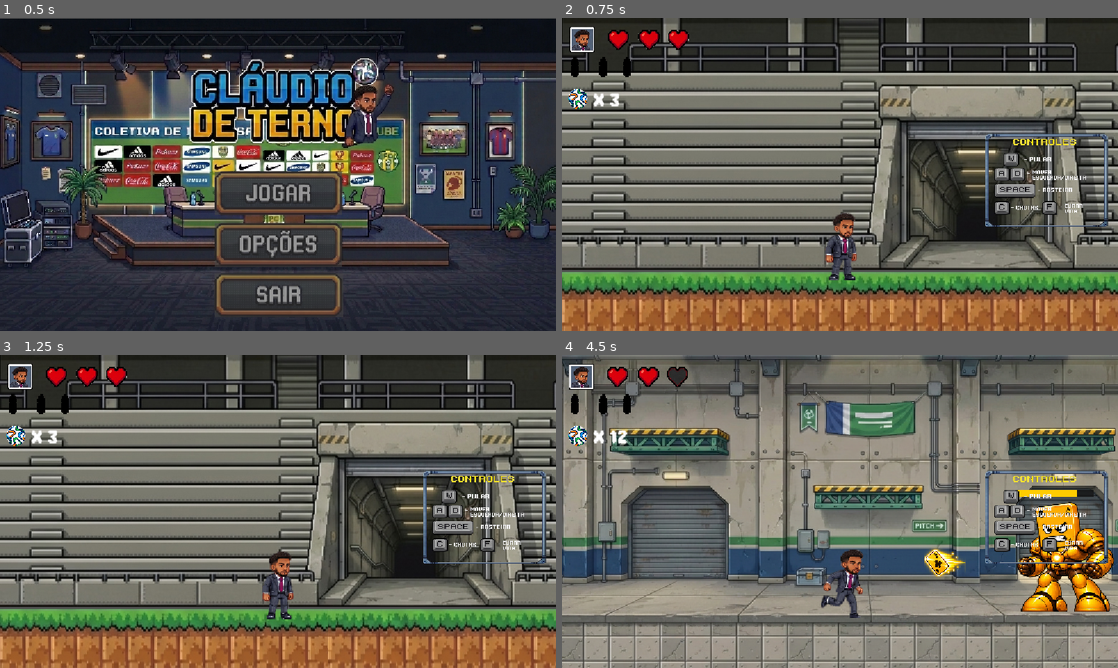
Above: before the commit, frames 1-4 (two rows, left to right).
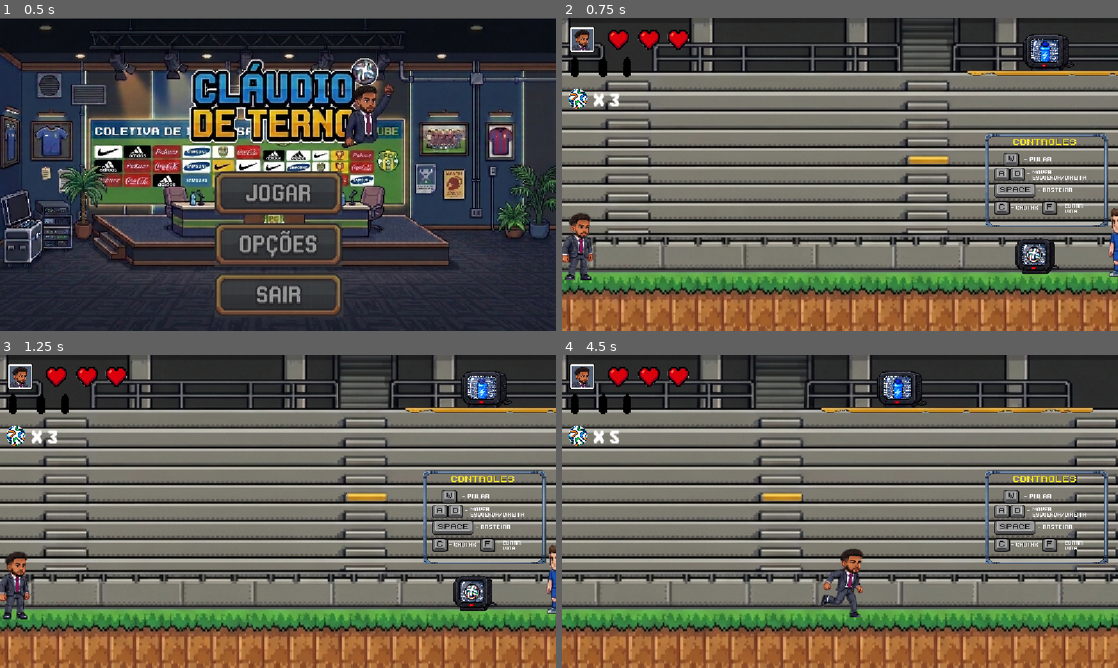
Above: after the commit, the same moments.

Repository: MicaelDosSantoss/AventurasDeUmJogador
Game: Godot game, scene res://Telas/Tela Principal/Tela_Principal.tscn
Two runs of this game, one before a commit and one after it. Both use one fixed random seed, a clock stepped at 60 frames per second and the inputs below.
Inputs (mouse positions are in pixels of both pictures, inside the frame that each line leads up to):
- Up to frame 1 (0.5 s): no input
- Up to frame 2 (0.75 s): click (840, 193) at 0.5 s
- Up to frame 3 (1.25 s): no input
- Up to frame 4 (4.5 s): hold Space (carrinho) 1.28-2.03 s; hold Right (ir_para_direita) 1.28-2.78 s; tap Up (pular) at 1.52, 2.27, 3.77 s; tap C (chutar) at 2.1 s; hold Left (ir_para_esquerda) 2.78-3.53 s; hold F (curar_vida) 2.78-3.53 s; hold Right (ir_para_direita) from 3.53 s (still down); tap Space (carrinho) at 3.6 s; hold C (chutar) from 4.28 s (still down)

Frame 1 is identical in both runs. In frame 2, 37% of the frame differs, in the area x 0-100%, y 0-100%; in frame 3, 37%; in frame 4, 83%.

Commit message:
Adição de um checkout na tela do boss, mais a incrementação na Fase 1.

Diff:
--- a/Aventura no Futebol/Inimigos/Boss A e V/script_ataque_bola_v.gd
+++ b/Aventura no Futebol/Inimigos/Boss A e V/script_ataque_bola_v.gd
@@ -27,6 +27,7 @@
 
 		if body.has_method("receber_dano"):
 			body.receber_dano()
+			body.receber_dano()
 
 		await get_tree().create_timer(0.08).timeout
 		queue_free()
--- a/Aventura no Futebol/Inimigos/Boss A e V/script_ataque_carta_v.gd
+++ b/Aventura no Futebol/Inimigos/Boss A e V/script_ataque_carta_v.gd
@@ -27,6 +27,7 @@
 
 		if body.has_method("receber_dano"):
 			body.receber_dano()
+			body.receber_dano()
 
 		await get_tree().create_timer(0.08).timeout
 		queue_free()
--- a/Aventura no Futebol/Inimigos/Inimigo (Goleiro)/Inimigo_Goleiro.tscn
+++ b/Aventura no Futebol/Inimigos/Inimigo (Goleiro)/Inimigo_Goleiro.tscn
@@ -148,4 +148,10 @@
 [node name="AudioStreamPlayer_Goleiro_Atacando" type="AudioStreamPlayer" parent="Personagem (Goleiro)" unique_id=874309414]
 stream = ExtResource("3_b4s55")
 
+[node name="VisibleOnScreenNotifier2D" type="VisibleOnScreenNotifier2D" parent="Personagem (Goleiro)" unique_id=429380485]
+position = Vector2(135, 44)
+rect = Rect2(-10, -10, 20, 78)
+
 [connection signal="body_entered" from="Personagem (Goleiro)/Area2D" to="Personagem (Goleiro)" method="Dano_do_Personagem"]
+[connection signal="screen_entered" from="Personagem (Goleiro)/VisibleOnScreenNotifier2D" to="Personagem (Goleiro)" method="perseguir"]
+[connection signal="screen_exited" from="Personagem (Goleiro)/VisibleOnScreenNotifier2D" to="Personagem (Goleiro)" method="parar_perseguir"]
--- a/Aventura no Futebol/Inimigos/Inimigo (Goleiro)/personagem_(goleiro).gd
+++ b/Aventura no Futebol/Inimigos/Inimigo (Goleiro)/personagem_(goleiro).gd
@@ -27,11 +27,8 @@
 		else:
 			$AnimationPlayer.play("Goleiro (Correndo)")
 
-	if (personagem.global_position.y < 200):
-		velocidade = 0
-		$AnimationPlayer.play("Goleiro (Parado)")
-	else:
-		velocidade = 300
+	var visibleOnScreenPosX = $VisibleOnScreenNotifier2D.position.x
+	$VisibleOnScreenNotifier2D.position.x = abs(visibleOnScreenPosX) * direcao_inimigo3
 
 	velocity.x  = velocidade * direcao_inimigo3
 
@@ -41,3 +38,12 @@
 func Dano_do_Personagem(body: Node2D) -> void:
 	if(body.name == "Personagem"):
 		body.receber_dano()
+
+
+func perseguir() -> void:
+	velocidade = 300
+
+
+func parar_perseguir() -> void:
+	velocidade = 0
+	$AnimationPlayer.play("Goleiro (Parado)")
--- a/Aventura no Futebol/Scripts/script_global.gd
+++ b/Aventura no Futebol/Scripts/script_global.gd
@@ -8,6 +8,7 @@
 var musica_ligada = true
 var keyboard_visible = true
 var portao = false
+var checkpoint = "res://Telas/Game Over/Game_Over.tscn"
 
 func resetar_variaveis():
 	qtd_vidas = 3
@@ -17,6 +18,7 @@
 	qtd_municao = 3
 	var musica_ligada = true
 	portao = false
+	checkpoint = "res://Telas/Game Over/Game_Over.tscn"
 
 func _ready() -> void:
 	resetar_variaveis()
--- a/Aventura no Futebol/Segunda_Fase/Fase_2.tscn
+++ b/Aventura no Futebol/Segunda_Fase/Fase_2.tscn
@@ -1,10 +1,12 @@
 [gd_scene format=3 uid="uid://bpv0qpgd786gv"]
 
+[ext_resource type="Script" uid="uid://bh6nndm6vl47e" path="res://Segunda_Fase/fase_2.gd" id="1_0bpmn"]
 [ext_resource type="Texture2D" uid="uid://raiplh6flng" path="res://Segunda_Fase/Fase_2.png" id="1_as7kd"]
 [ext_resource type="PackedScene" uid="uid://eweaevx55v0k" path="res://Segunda_Fase/portao_abrindo.tscn" id="1_ida82"]
 [ext_resource type="PackedScene" uid="uid://w1q8ofvc4opa" path="res://cena_jogador2.tscn" id="2_70grl"]
 [ext_resource type="PackedScene" uid="uid://dimdvq6x3u6kx" path="res://HUD/cena_hud.tscn" id="4_jtook"]
 [ext_resource type="PackedScene" uid="uid://deekbu833rprd" path="res://Inimigos/Boss A e V/cena_bossA.tscn" id="5_xuw3k"]
+[ext_resource type="AudioStream" uid="uid://bfpxsqta6cfd5" path="res://Sons/Boss_Som.wav" id="7_uwsm8"]
 
 [sub_resource type="RectangleShape2D" id="RectangleShape2D_70grl"]
 size = Vector2(1688.5, 104.5)
@@ -37,6 +39,7 @@
 size = Vector2(258, 48.5)
 
 [node name="Fase2" type="Node2D" unique_id=97714528]
+script = ExtResource("1_0bpmn")
 
 [node name="Cenario" type="StaticBody2D" parent="." unique_id=229873913]
 
@@ -97,3 +100,7 @@
 
 [node name="Boss Amarelo" parent="." unique_id=535231265 instance=ExtResource("5_xuw3k")]
 position = Vector2(306, 39)
+
+[node name="AudioStreamPlayer_Boss" type="AudioStreamPlayer" parent="." unique_id=342440415]
+stream = ExtResource("7_uwsm8")
+volume_db = 3.0
--- a/Aventura no Futebol/Segunda_Fase/PortaoAbrindo.gd
+++ b/Aventura no Futebol/Segunda_Fase/PortaoAbrindo.gd
@@ -10,8 +10,9 @@
 
 	if ScriptGlobal.portao != false:
 		ScriptGlobal.portao = false
+		$AudioStreamPlayer.play()
 		$AnimationPlayer.play("Portão Abrindo")
-
+		$AudioStreamPlayer.stop()
 
 func vitoria_do_jogador(body: Node2D) -> void:
 	if(body.name == "Personagem"):
--- a/Aventura no Futebol/Segunda_Fase/fase_2.gd
+++ b/Aventura no Futebol/Segunda_Fase/fase_2.gd
@@ -2,3 +2,7 @@
 
 
 func _ready() -> void:
+	if ScriptGlobal.portao == false:
+		$AudioStreamPlayer_Boss.play()
+	else:
+		$AudioStreamPlayer_Boss.stop()
--- a/Aventura no Futebol/Segunda_Fase/portao_abrindo.tscn
+++ b/Aventura no Futebol/Segunda_Fase/portao_abrindo.tscn
@@ -2,6 +2,7 @@
 
 [ext_resource type="Texture2D" uid="uid://cfbocgsribblh" path="res://Segunda_Fase/Sprint/Portao_Abrindo.png" id="1_kcbg7"]
 [ext_resource type="Script" uid="uid://bj1foo8xt8d48" path="res://Segunda_Fase/PortaoAbrindo.gd" id="1_n1lpf"]
+[ext_resource type="AudioStream" uid="uid://b83mge2lmd68d" path="res://Sons/Portao.wav" id="3_ot06x"]
 
 [sub_resource type="Animation" id="Animation_n1lpf"]
 resource_name = "Portão Abrindo"
@@ -127,4 +128,8 @@
 position = Vector2(175.5, -9)
 shape = SubResource("RectangleShape2D_n1lpf")
 
+[node name="AudioStreamPlayer" type="AudioStreamPlayer" parent="StaticBody2D" unique_id=532550767]
+stream = ExtResource("3_ot06x")
+volume_db = 3.0
+
 [connection signal="body_entered" from="StaticBody2D/Area2D" to="StaticBody2D" method="vitoria_do_jogador"]
--- /dev/null
+++ b/Aventura no Futebol/Telas/Game Over2/Game_Over2.tscn
@@ -0,0 +1,61 @@
+[gd_scene format=3 uid="uid://3fjt2yje5mjn"]
+
+[ext_resource type="Script" uid="uid://brimo05rve1c0" path="res://Telas/Game Over2/game_over_2.gd" id="1_4f7i7"]
+[ext_resource type="Texture2D" uid="uid://bhnkrmut4vsp3" path="res://Telas/Game Over2/Game_Over2.jpg" id="2_l62u0"]
+[ext_resource type="AudioStream" uid="uid://uc0f1jcky180" path="res://Sons/derrota.wav" id="3_2mbks"]
+[ext_resource type="AudioStream" uid="uid://bo8486h55ih2j" path="res://Sons/Clique.wav" id="4_j1wns"]
+
+[sub_resource type="StyleBoxFlat" id="StyleBoxFlat_ft0ch"]
+bg_color = Color(0.26666668, 0.26666668, 0.26666668, 0.5568628)
+
+[sub_resource type="StyleBoxFlat" id="StyleBoxFlat_ptnso"]
+bg_color = Color(0.023529412, 0.023529412, 0.023529412, 0)
+
+[sub_resource type="StyleBoxFlat" id="StyleBoxFlat_0wb0h"]
+bg_color = Color(0.023529412, 0.023529412, 0.023529412, 0)
+
+[sub_resource type="StyleBoxFlat" id="StyleBoxFlat_segjq"]
+bg_color = Color(0.26666668, 0.26666668, 0.26666668, 0.5568628)
+
+[sub_resource type="StyleBoxFlat" id="StyleBoxFlat_726io"]
+bg_color = Color(0.023529412, 0.023529412, 0.023529412, 0)
+
+[sub_resource type="StyleBoxFlat" id="StyleBoxFlat_4c3xd"]
+bg_color = Color(0.023529412, 0.023529412, 0.023529412, 0)
+
+[node name="GameOver2" type="Node2D" unique_id=2085804741]
+script = ExtResource("1_4f7i7")
+
+[node name="Sprite2D" type="Sprite2D" parent="." unique_id=1856069984]
+position = Vector2(575.5612, 320.975)
+scale = Vector2(0.8563077, 0.8598546)
+texture = ExtResource("2_l62u0")
+
+[node name="Button_TentarNovamente" type="Button" parent="." unique_id=101870517]
+offset_left = 375.0
+offset_top = 440.0
+offset_right = 777.0
+offset_bottom = 516.0
+theme_override_styles/normal = SubResource("StyleBoxFlat_ft0ch")
+theme_override_styles/pressed = SubResource("StyleBoxFlat_ptnso")
+theme_override_styles/hover = SubResource("StyleBoxFlat_0wb0h")
+
+[node name="Button_Desistir" type="Button" parent="." unique_id=872119386]
+offset_left = 450.0
+offset_top = 524.0
+offset_right = 702.0
+offset_bottom = 601.0
+theme_override_styles/normal = SubResource("StyleBoxFlat_segjq")
+theme_override_styles/pressed = SubResource("StyleBoxFlat_726io")
+theme_override_styles/hover = SubResource("StyleBoxFlat_4c3xd")
+
+[node name="AudioStreamPlayer" type="AudioStreamPlayer" parent="." unique_id=14057362]
+stream = ExtResource("3_2mbks")
+autoplay = true
+
+[node name="AudioStreamPlayer_Clique" type="AudioStreamPlayer" parent="." unique_id=1138377751]
+stream = ExtResource("4_j1wns")
+volume_db = 3.0
+
+[connection signal="pressed" from="Button_TentarNovamente" to="." method="reiniciar"]
+[connection signal="pressed" from="Button_Desistir" to="." method="desistir"]
--- /dev/null
+++ b/Aventura no Futebol/Telas/Game Over2/game_over_2.gd
@@ -0,0 +1,23 @@
+extends Node2D
+
+
+# Called when the node enters the scene tree for the first time.
+func _ready() -> void:
+	pass # Replace with function body.
+
+
+# Called every frame. 'delta' is the elapsed time since the previous frame.
+func _process(delta: float) -> void:
+	pass
+
+
+func reiniciar() -> void:
+	$AudioStreamPlayer_Clique.play()
+	ScriptGlobal.resetar_variaveis()
+	get_tree().change_scene_to_file("res://Segunda_Fase/Fase_2.tscn")
+
+
+func desistir() -> void:
+	$AudioStreamPlayer_Clique.play()
+	ScriptGlobal.resetar_variaveis()
+	get_tree().change_scene_to_file("res://Telas/Tela Principal/Tela_Principal.tscn")
--- a/Aventura no Futebol/cena_fase.tscn
+++ b/Aventura no Futebol/cena_fase.tscn
@@ -107,16 +107,48 @@
 position = Vector2(1957.9998, -541.00006)
 scale = Vector2(0.9199951, 1)
 
+[node name="ChaoArquibancada4" parent="Cenario" unique_id=382119807 instance=ExtResource("3_j1lpk")]
+position = Vector2(1957.9998, -541.00006)
+scale = Vector2(0.9199951, 1)
+
+[node name="ChaoArquibancada5" parent="Cenario" unique_id=836061073 instance=ExtResource("3_j1lpk")]
+position = Vector2(3187, -533)
+scale = Vector2(0.9199951, 1)
+
+[node name="ChaoArquibancada6" parent="Cenario" unique_id=1842336749 instance=ExtResource("3_j1lpk")]
+position = Vector2(3187, -533)
+scale = Vector2(0.9199951, 1)
+
+[node name="ChaoArquibancada7" parent="Cenario" unique_id=637341728 instance=ExtResource("3_j1lpk")]
+position = Vector2(3908.0002, -732)
+scale = Vector2(0.9199951, 1)
+
+[node name="ChaoArquibancada8" parent="Cenario" unique_id=181770345 instance=ExtResource("3_j1lpk")]
+position = Vector2(4966, -724)
+scale = Vector2(0.9199951, 1)
+
+[node name="ChaoArquibancada9" parent="Cenario" unique_id=1886489903 instance=ExtResource("3_j1lpk")]
+position = Vector2(4430, -535.00006)
+scale = Vector2(0.9199951, 1)
+
 [node name="ChaoArquibancada2" parent="Cenario" unique_id=1699885057 instance=ExtResource("3_j1lpk")]
 position = Vector2(1314.0001, -730)
 scale = Vector2(0.9199951, 1)
 
 [node name="EscadaAmarela" parent="Cenario" unique_id=1427042653 instance=ExtResource("3_2r50s")]
-position = Vector2(388.99994, -362.00003)
+position = Vector2(355.99994, -358)
 scale = Vector2(1.8254468, 2.0272195)
 
 [node name="EscadaAmarela2" parent="Cenario" unique_id=1401006881 instance=ExtResource("3_2r50s")]
-position = Vector2(1661, -359.00003)
+position = Vector2(1627, -359)
+scale = Vector2(1.8254468, 2.0272195)
+
+[node name="EscadaAmarela3" parent="Cenario" unique_id=120030524 instance=ExtResource("3_2r50s")]
+position = Vector2(2875, -354.00003)
+scale = Vector2(1.8254468, 2.0272195)
+
+[node name="EscadaAmarela4" parent="Cenario" unique_id=942221677 instance=ExtResource("3_2r50s")]
+position = Vector2(4144, -360.00003)
 scale = Vector2(1.8254468, 2.0272195)
 
 [node name="Coletaveis" type="StaticBody2D" parent="Cenario" unique_id=208766805]
@@ -124,23 +156,74 @@
 
 [node name="Coletavel_Municao" parent="Cenario/Coletaveis" unique_id=230571242 instance=ExtResource("7_4lqq5")]
 
+[node name="Coletavel_Municao2" parent="Cenario/Coletaveis" unique_id=1449263459 instance=ExtResource("7_4lqq5")]
+position = Vector2(1355, -427)
+
 [node name="coletavel_garrafas" parent="Cenario/Coletaveis" unique_id=746245656 instance=ExtResource("8_b52ro")]
 position = Vector2(31, -461)
 
 [node name="coletavel_garrafas2" parent="Cenario/Coletaveis" unique_id=270549848 instance=ExtResource("8_b52ro")]
 position = Vector2(1273, -464)
 
+[node name="coletavel_garrafas3" parent="Cenario/Coletaveis" unique_id=337876991 instance=ExtResource("8_b52ro")]
+position = Vector2(3800, -457)
+
+[node name="coletavel_garrafas4" parent="Cenario/Coletaveis" unique_id=919850217 instance=ExtResource("8_b52ro")]
+position = Vector2(3894, -457)
+
+[node name="coletavel_garrafas6" parent="Cenario/Coletaveis" unique_id=1514965799 instance=ExtResource("8_b52ro")]
+position = Vector2(4368, -45)
+
+[node name="coletavel_garrafas5" parent="Cenario/Coletaveis" unique_id=992645521 instance=ExtResource("8_b52ro")]
+position = Vector2(3991, -457)
+
+[node name="Coletavel_Municao3" parent="Cenario/Coletaveis" unique_id=875210396 instance=ExtResource("7_4lqq5")]
+position = Vector2(2563, -420)
+
+[node name="Coletavel_Municao5" parent="Cenario/Coletaveis" unique_id=1214478631 instance=ExtResource("7_4lqq5")]
+position = Vector2(2374, 4)
+
+[node name="Coletavel_Municao4" parent="Cenario/Coletaveis" unique_id=1345481921 instance=ExtResource("7_4lqq5")]
+position = Vector2(4409, -607)
+
 [node name="Jogador" parent="." unique_id=174878411 instance=ExtResource("3_v5pcj")]
-position = Vector2(6245, 408)
+position = Vector2(185, 408)
 
 [node name="InimigoAtacante" parent="." unique_id=883794628 instance=ExtResource("10_qfbne")]
 position = Vector2(1336, 353)
 
+[node name="InimigoAtacante2" parent="." unique_id=1845827170 instance=ExtResource("10_qfbne")]
+position = Vector2(2882, 323)
+
+[node name="InimigoAtacante3" parent="." unique_id=1459646748 instance=ExtResource("10_qfbne")]
+position = Vector2(4057, 338)
+
+[node name="InimigoAtacante4" parent="." unique_id=2020581465 instance=ExtResource("10_qfbne")]
+position = Vector2(4887, 340)
+
+[node name="InimigoAtacante5" parent="." unique_id=1212619857 instance=ExtResource("10_qfbne")]
+position = Vector2(5997, 329)
+
 [node name="InimigoJuiz" parent="." unique_id=1102260483 instance=ExtResource("11_k3apr")]
 position = Vector2(1968, -287)
 
+[node name="InimigoJuiz3" parent="." unique_id=847858261 instance=ExtResource("11_k3apr")]
+position = Vector2(3976, -89)
+
+[node name="InimigoJuiz4" parent="." unique_id=1291408663 instance=ExtResource("11_k3apr")]
+position = Vector2(4245, -292)
+
+[node name="InimigoJuiz5" parent="." unique_id=178264469 instance=ExtResource("11_k3apr")]
+position = Vector2(5756, -285)
+
+[node name="InimigoJuiz2" parent="." unique_id=147716257 instance=ExtResource("11_k3apr")]
+position = Vector2(2725, -107)
+
 [node name="InimigoGoleiro" parent="." unique_id=1521185127 instance=ExtResource("12_a81b3")]
 position = Vector2(1566, 285)
+
+[node name="InimigoGoleiro2" parent="." unique_id=1218885831 instance=ExtResource("12_a81b3")]
+position = Vector2(6853, 254)
 
 [node name="AudioStreamPlayer" type="AudioStreamPlayer" parent="." unique_id=441779716]
 stream = ExtResource("13_mi15o")
--- a/Aventura no Futebol/script_personagem.gd
+++ b/Aventura no Futebol/script_personagem.gd
@@ -15,6 +15,13 @@
 		$Camera2D.limit_right = 1680
 		ScriptGlobal.qtd_municao += 10
 
+		ScriptGlobal.qtd_vidas = 0
+		ScriptGlobal.qtd_vidas += 3
+
+		ScriptGlobal.qtd_garrafas = 0
+		ScriptGlobal.qtd_garrafas += 3
+
+		ScriptGlobal.checkpoint = "res://Telas/Game Over2/Game_Over2.tscn"
 
 
 func _process(delta: float) -> void:
@@ -22,7 +29,7 @@
 	velocity.y += gravidade
 
 	if (ScriptGlobal.qtd_vidas <= 0):
-		get_tree().change_scene_to_file("res://Telas/Game Over/Game_Over.tscn")
+		get_tree().change_scene_to_file(ScriptGlobal.checkpoint)
 
 	if (Input.is_action_pressed("ir_para_esquerda")):
 		velocity.x = -velocidade
@@ -108,7 +115,7 @@
 		var boss = get_tree().current_scene.find_child("CharacterBody2D", true, false)
 
 		if boss != null:
-			boss.receber_dano(30)
+			boss.receber_dano(25)
 
 	if ( body.name != "Personagem" && body.name != "Cenario" && body.name != "CharacterBody2D" ):
 		body.queue_free()
Not shown, added: Aventura no Futebol/Sons/Boss_Som.wav.import
Not shown, added: Aventura no Futebol/Sons/Portao.wav.import
Binary file added: Aventura no Futebol/Telas/Game Over2/Game_Over2.jpg
Not shown, added: Aventura no Futebol/Telas/Game Over2/Game_Over2.jpg.import
Not shown, added: Aventura no Futebol/Telas/Game Over2/game_over_2.gd.uid
Not shown, added: Aventura no Futebol/Sons/31240__thencamenow__metal-gate-11.aiff
Not shown, added: Aventura no Futebol/Sons/Boss_Som.wav
Not shown, added: Aventura no Futebol/Sons/Portao.wav
